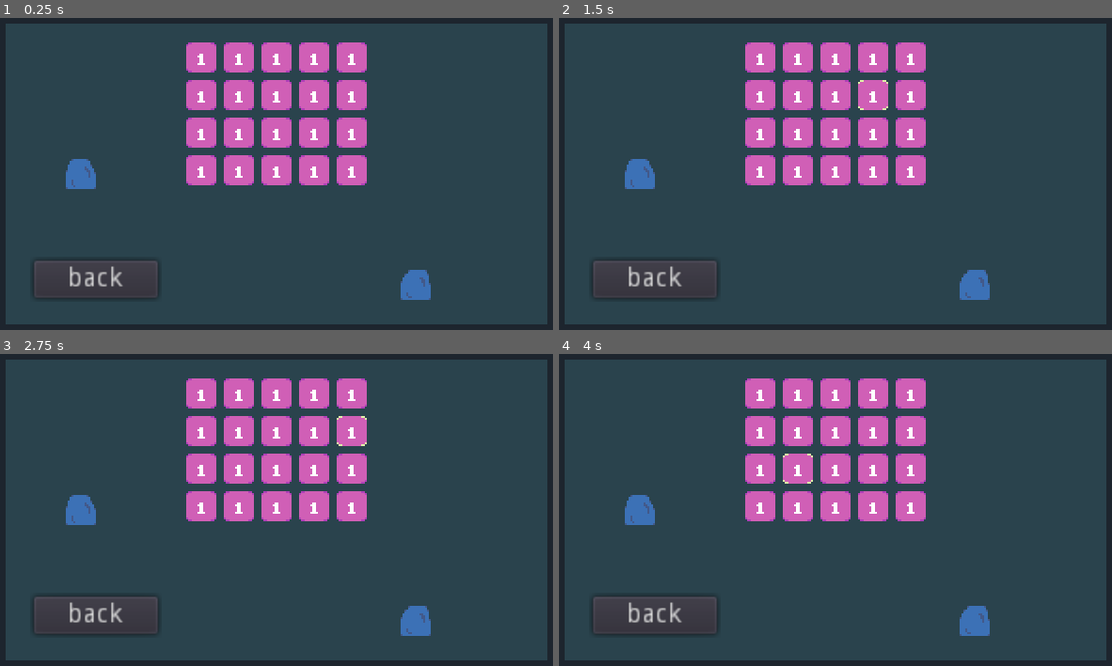
Above: before the commit, frames 1-4 (two rows, left to right).
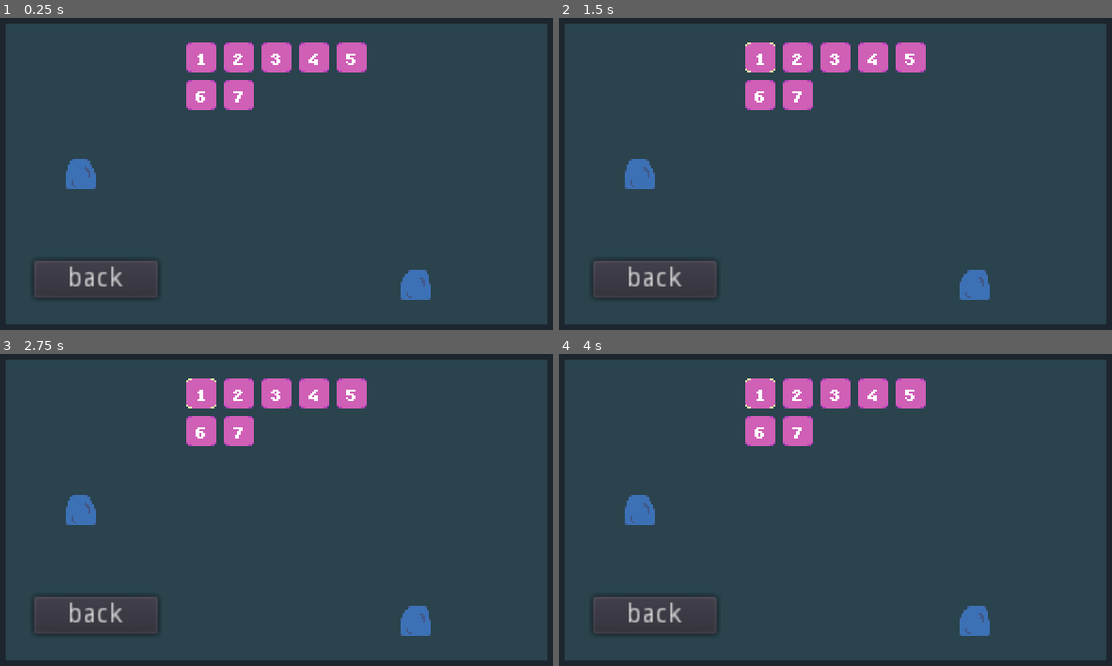
Above: after the commit, the same moments.

Repository: genericuser990/GameJamTowerTheme
Game: Godot game, scene res://Scenes/ui/Menu.tscn
Same seed, same stepped clock (60 frames per second), same inputs: the game is played once before the commit and once after it. This scene is started directly instead of the project's main scene.
Inputs:
- Up to frame 1 (0.25 s): no input
- Up to frame 2 (1.5 s): click "1" at 0.5 s; click "1" at 1.25 s
- Up to frame 3 (2.75 s): click "1" at 2 s
- Up to frame 4 (4 s): click "1" at 2.75 s; click "1" at 3.5 s

The runs differ from the first frame. In frame 1, 6.9% of the frame differs, in the area x 33-67%, y 11-54%; in frame 2, 6.9%, in the area x 33-67%, y 7-54%; in frame 3, 6.9%; in frame 4, 6.9%.
Error in both runs: Invalid call. Nonexistent function 'setScene' in base 'Nil'. (res://Scripts/LevelSelectButton.gd:9)

Commit message:
moveable rock nodes set

Diff:
--- a/Scenes/MoveableRock.tscn
+++ b/Scenes/MoveableRock.tscn
@@ -1,3 +1,30 @@
-[gd_scene format=2]
+[gd_scene load_steps=5 format=2]
+
+[ext_resource path="res://Sprites/moveableRock1.png" type="Texture" id=1]
+
+[sub_resource type="RectangleShape2D" id=1]
+extents = Vector2( 8, 8 )
+
+[sub_resource type="RectangleShape2D" id=2]
+extents = Vector2( 6, 10 )
+
+[sub_resource type="RectangleShape2D" id=3]
+extents = Vector2( 10, 6 )
 
 [node name="MoveableRock" type="RigidBody2D"]
+
+[node name="MoveableRock1" type="Sprite" parent="."]
+texture = ExtResource( 1 )
+
+[node name="CollisionShape2D" type="CollisionShape2D" parent="."]
+shape = SubResource( 1 )
+
+[node name="horizontalCollision" type="Area2D" parent="."]
+
+[node name="CollisionShape2D" type="CollisionShape2D" parent="horizontalCollision"]
+shape = SubResource( 2 )
+
+[node name="verticalCollision" type="Area2D" parent="."]
+
+[node name="CollisionShape2D" type="CollisionShape2D" parent="verticalCollision"]
+shape = SubResource( 3 )
--- a/Scenes/ui/Menu.tscn
+++ b/Scenes/ui/Menu.tscn
@@ -41,105 +41,52 @@
 [node name="LevelSelectButton2" parent="Panel/MarginContainer/GridContainer" instance=ExtResource( 1 )]
 margin_left = 20.0
 margin_right = 36.0
+level = "res://Scenes/DebugWorld.tscn"
+
+[node name="Label" parent="Panel/MarginContainer/GridContainer/LevelSelectButton2" index="0"]
+text = " 2"
 
 [node name="LevelSelectButton3" parent="Panel/MarginContainer/GridContainer" instance=ExtResource( 1 )]
 margin_left = 40.0
 margin_right = 56.0
+level = "res://Scenes/DebugWorld.tscn"
+
+[node name="Label" parent="Panel/MarginContainer/GridContainer/LevelSelectButton3" index="0"]
+text = " 3"
 
 [node name="LevelSelectButton4" parent="Panel/MarginContainer/GridContainer" instance=ExtResource( 1 )]
 margin_left = 60.0
 margin_right = 76.0
+level = "res://Scenes/DebugWorld.tscn"
+
+[node name="Label" parent="Panel/MarginContainer/GridContainer/LevelSelectButton4" index="0"]
+text = " 4"
 
 [node name="LevelSelectButton5" parent="Panel/MarginContainer/GridContainer" instance=ExtResource( 1 )]
 margin_left = 80.0
 margin_right = 96.0
+level = "res://Scenes/DebugWorld.tscn"
+
+[node name="Label" parent="Panel/MarginContainer/GridContainer/LevelSelectButton5" index="0"]
+text = " 5"
 
 [node name="LevelSelectButton6" parent="Panel/MarginContainer/GridContainer" instance=ExtResource( 1 )]
 margin_top = 20.0
 margin_bottom = 36.0
 level = "res://Scenes/DebugWorld.tscn"
 
+[node name="Label" parent="Panel/MarginContainer/GridContainer/LevelSelectButton6" index="0"]
+text = " 6"
+
 [node name="LevelSelectButton7" parent="Panel/MarginContainer/GridContainer" instance=ExtResource( 1 )]
 margin_left = 20.0
 margin_top = 20.0
 margin_right = 36.0
 margin_bottom = 36.0
-
-[node name="LevelSelectButton8" parent="Panel/MarginContainer/GridContainer" instance=ExtResource( 1 )]
-margin_left = 40.0
-margin_top = 20.0
-margin_right = 56.0
-margin_bottom = 36.0
-
-[node name="LevelSelectButton9" parent="Panel/MarginContainer/GridContainer" instance=ExtResource( 1 )]
-margin_left = 60.0
-margin_top = 20.0
-margin_right = 76.0
-margin_bottom = 36.0
-
-[node name="LevelSelectButton10" parent="Panel/MarginContainer/GridContainer" instance=ExtResource( 1 )]
-margin_left = 80.0
-margin_top = 20.0
-margin_right = 96.0
-margin_bottom = 36.0
-
-[node name="LevelSelectButton11" parent="Panel/MarginContainer/GridContainer" instance=ExtResource( 1 )]
-margin_top = 40.0
-margin_bottom = 56.0
 level = "res://Scenes/DebugWorld.tscn"
 
-[node name="LevelSelectButton12" parent="Panel/MarginContainer/GridContainer" instance=ExtResource( 1 )]
-margin_left = 20.0
-margin_top = 40.0
-margin_right = 36.0
-margin_bottom = 56.0
-
-[node name="LevelSelectButton13" parent="Panel/MarginContainer/GridContainer" instance=ExtResource( 1 )]
-margin_left = 40.0
-margin_top = 40.0
-margin_right = 56.0
-margin_bottom = 56.0
-
-[node name="LevelSelectButton14" parent="Panel/MarginContainer/GridContainer" instance=ExtResource( 1 )]
-margin_left = 60.0
-margin_top = 40.0
-margin_right = 76.0
-margin_bottom = 56.0
-
-[node name="LevelSelectButton15" parent="Panel/MarginContainer/GridContainer" instance=ExtResource( 1 )]
-margin_left = 80.0
-margin_top = 40.0
-margin_right = 96.0
-margin_bottom = 56.0
-
-[node name="LevelSelectButton16" parent="Panel/MarginContainer/GridContainer" instance=ExtResource( 1 )]
-margin_top = 60.0
-margin_bottom = 76.0
-level = "res://Scenes/DebugWorld.tscn"
-
-[node name="LevelSelectButton17" parent="Panel/MarginContainer/GridContainer" instance=ExtResource( 1 )]
-margin_left = 20.0
-margin_top = 60.0
-margin_right = 36.0
-margin_bottom = 76.0
-
-[node name="LevelSelectButton18" parent="Panel/MarginContainer/GridContainer" instance=ExtResource( 1 )]
-margin_left = 40.0
-margin_top = 60.0
-margin_right = 56.0
-margin_bottom = 76.0
-
-[node name="LevelSelectButton19" parent="Panel/MarginContainer/GridContainer" instance=ExtResource( 1 )]
-margin_left = 60.0
-margin_top = 60.0
-margin_right = 76.0
-margin_bottom = 76.0
-
-[node name="LevelSelectButton20" parent="Panel/MarginContainer/GridContainer" instance=ExtResource( 1 )]
-margin_left = 80.0
-margin_top = 60.0
-margin_right = 96.0
-margin_bottom = 76.0
+[node name="Label" parent="Panel/MarginContainer/GridContainer/LevelSelectButton7" index="0"]
+text = " 7"
 
 [node name="Button" type="Button" parent="."]
 margin_left = 31.0
@@ -155,3 +102,11 @@
 [node name="Rock3" type="Sprite" parent="."]
 position = Vector2( 56, 90 )
 texture = ExtResource( 4 )
+
+[editable path="Panel/MarginContainer/GridContainer/LevelSelectButton"]
+[editable path="Panel/MarginContainer/GridContainer/LevelSelectButton2"]
+[editable path="Panel/MarginContainer/GridContainer/LevelSelectButton3"]
+[editable path="Panel/MarginContainer/GridContainer/LevelSelectButton4"]
+[editable path="Panel/MarginContainer/GridContainer/LevelSelectButton5"]
+[editable path="Panel/MarginContainer/GridContainer/LevelSelectButton6"]
+[editable path="Panel/MarginContainer/GridContainer/LevelSelectButton7"]
